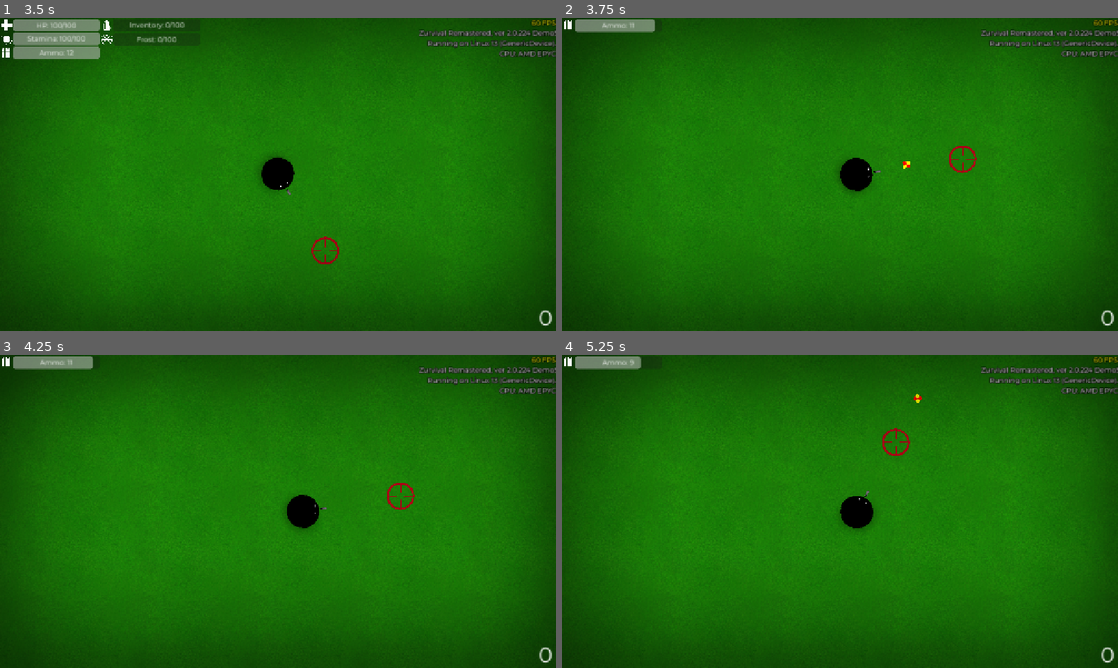
Above: before the commit, frames 1-4 (two rows, left to right).
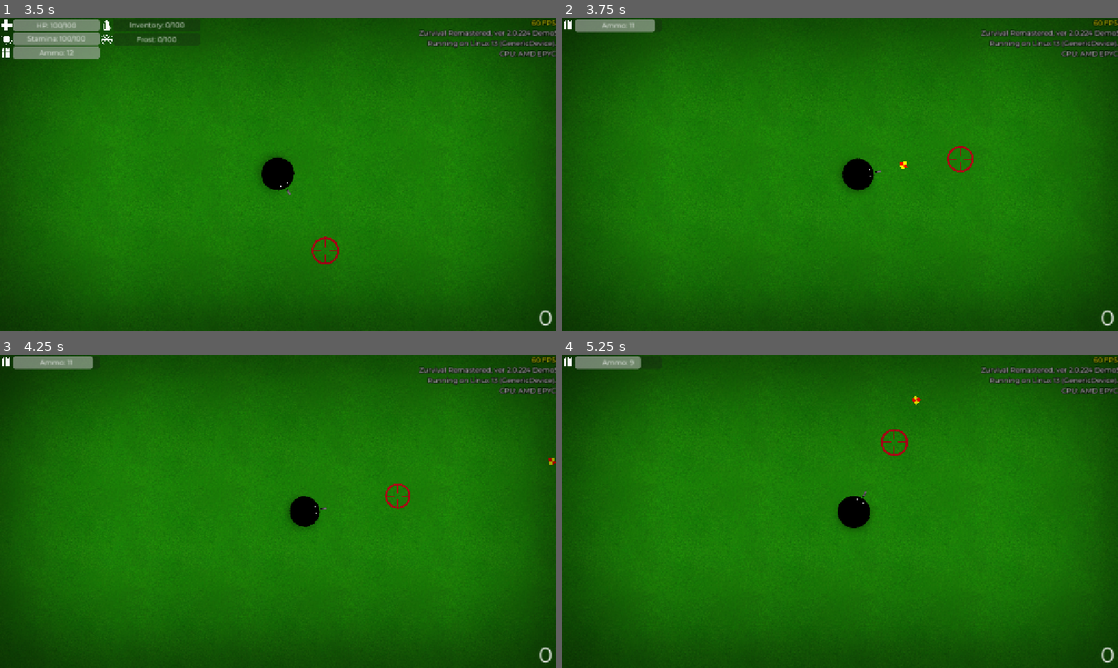
Above: after the commit, the same moments.

Repository: klodskateam/zurvival-remastered
Game: Godot game, scene res://menu.tscn
Two runs of this game, one before a commit and one after it. Both use one fixed random seed, a clock stepped at 60 frames per second and the inputs below.
Inputs (mouse positions are in pixels of both pictures, inside the frame that each line leads up to):
- Up to frame 1 (3.5 s): click "Play" at 0.5 s; click "Classic mode" at 1.25 s; click "Classic mode" at 2 s; click "Play" at 2.75 s
- Up to frame 2 (3.75 s): tap Enter at 3.5 s; move the mouse to (962, 158) at 3.52 s; hold D (right) from 3.53 s (still down); hold Shift (run) from 3.53 s (still down); click (962, 158) at 3.67 s
- Up to frame 3 (4.25 s): keep holding D (right); keep holding Shift (run)
- Up to frame 4 (5.25 s): release D (right) at 4.25 s; release Shift (run) at 4.25 s; drag from (728, 527) to (867, 511) at 4.27 s; move the mouse to (895, 442) at 5.02 s; press the mouse at (895, 442) at 5.03 s; hold D (right) from 5.03 s (still down)

Frame 1 is identical in both runs. In frame 2, 0.3% of the frame differs, in the area x 17-86%, y 18-69%; in frame 3, 0.3%; in frame 4, 0.3%, in the area x 19-87%, y 12-61%.

Commit message:
Автобилд, изменение в зимнем режима

Diff:
--- a/campfire.gd
+++ b/campfire.gd
@@ -18,5 +18,5 @@
 
 func _on_body_entered(body: Node2D):
 	if body.name == "player" and body.INVENTORY_FILLED > 0 and ENERGY > 0:
-		ENERGY += body.INVENTORY_FILLED/2
+		ENERGY += body.INVENTORY_FILLED
 		body.INVENTORY_FILLED = 0
--- a/player.gd
+++ b/player.gd
@@ -18,6 +18,17 @@
 @onready var coldness_bar: ProgressBar = $"../UI/ColdnessBar"
 
 @onready var vignette_red = $"../UI/VignetteRed"
+
+
+const GRASS_STEP_01 = preload("res://Sound/grass_step_01.wav")
+const GRASS_STEP_02 = preload("res://Sound/grass_step_02.wav")
+const GRASS_STEP_03 = preload("res://Sound/grass_step_03.wav")
+const GRASS_STEP_04 = preload("res://Sound/grass_step_04.wav")
+
+const PICKUP_01 = preload("res://Sound/pickup_01.wav")
+const PICKUP_02 = preload("res://Sound/pickup_02.wav")
+const PICKUP_MEDKIT_01 = preload("res://Sound/pickup_medkit_01.wav")
+const PICKUP_MEDKIT_02 = preload("res://Sound/pickup_medkit_02.wav")
 
 
 
@@ -95,39 +106,49 @@
 	else:
 		pass
 
+
+	if Input.is_action_pressed("run") and (Input.is_action_pressed("up") or Input.is_action_pressed("down") or Input.is_action_pressed("left") or Input.is_action_pressed("right")) and RUNLOCK != 1:
+		print(SPEED)
+		print(VINOSLIVOST)
+		if (VINOSLIVOST >= 40):
+			RUN_SPEED = 410
+			fov_up()
+		#	$Camera2D.zoom = Vector2(0.98, 0.98)
+		else:
+			RUN_SPEED = 345
+			fov_half_up()
+		#	$Camera2D.zoom = Vector2(0.987, 0.987)
+		if (VINOSLIVOST >= 0):
+			SPEED = RUN_SPEED
+			VINOSLIVOST -= 19.5 * delta
+		else:
+			SPEED = REGULAR_SPEED
+			fov_down()
+#					$Camera2D.zoom = Vector2(1, 1)
+			RUNLOCK = 1
+	else:
+		SPEED = REGULAR_SPEED
+		if (VINOSLIVOST <= MAX_VINOSLIVOST) and (SPEED != RUN_SPEED):
+			VINOSLIVOST += 6.5 * delta
+			fov_down()
+#					$Camera2D.zoom = Vector2(1, 1)
+	if (VINOSLIVOST <= 35) and !Input.is_action_pressed("run"):
+		RUNLOCK = 1
+	if (VINOSLIVOST >= 35):
+		RUNLOCK = 0
+
 	match GamemodeManager.GAMEMODE:
 		1:
 			pass
+		2:
+			if Input.is_action_pressed("run") and (Input.is_action_pressed("up") or Input.is_action_pressed("down") or Input.is_action_pressed("left") or Input.is_action_pressed("right")) and RUNLOCK != 1:
+				SPEED = clamp(RUN_SPEED - (INVENTORY_FILLED*5), 150, 400)
+			else:
+				SPEED = clamp(REGULAR_SPEED - (INVENTORY_FILLED*5), 150, 400)
 		_:
-			if Input.is_action_pressed("run") and (Input.is_action_pressed("up") or Input.is_action_pressed("down") or Input.is_action_pressed("left") or Input.is_action_pressed("right")) and RUNLOCK != 1:
-				print(SPEED)
-				print(VINOSLIVOST)
-				if (VINOSLIVOST >= 40):
-					RUN_SPEED = 410
-					fov_up()
-				#	$Camera2D.zoom = Vector2(0.98, 0.98)
-				else:
-					RUN_SPEED = 345
-					fov_half_up()
-				#	$Camera2D.zoom = Vector2(0.987, 0.987)
-				if (VINOSLIVOST >= 0):
-					SPEED = RUN_SPEED
-					VINOSLIVOST -= 19.5 * delta
-				else:
-					SPEED = REGULAR_SPEED
-					fov_down()
-#					$Camera2D.zoom = Vector2(1, 1)
-					RUNLOCK = 1
-			else:
-				SPEED = REGULAR_SPEED
-				if (VINOSLIVOST <= MAX_VINOSLIVOST) and (SPEED != RUN_SPEED):
-					VINOSLIVOST += 6.5 * delta
-					fov_down()
-#					$Camera2D.zoom = Vector2(1, 1)
-			if (VINOSLIVOST <= 35) and !Input.is_action_pressed("run"):
-				RUNLOCK = 1
-			if (VINOSLIVOST >= 35):
-				RUNLOCK = 0
+			pass
+
+
 
 	if (OS.get_name() != "Android"):
 		look_at(get_global_mouse_position())
@@ -196,22 +217,22 @@
 	if event.is_action_pressed("reload"):
 		bullets_reload()
 	if pickedup:
+		$Pickup01.pitch_scale = randf_range(0.97, 1.12)
 		match randi_range(1,2):
 			1:
-				$Pickup01.pitch_scale = randf_range(0.97, 1.12)
-				$Pickup01.play()
+				$Pickup01.stream = PICKUP_01
 			2:
-				$Pickup02.pitch_scale = randf_range(0.97, 1.12)
-				$Pickup02.play()
+				$Pickup01.stream = PICKUP_01
+		$Pickup01.play()
 	pickedup = false
 	if pickedup_medkit:
+		$PickupMedkit01.pitch_scale = randf_range(0.96, 1.12)
 		match randi_range(1,2):
 			1:
-				$PickupMedkit01.pitch_scale = randf_range(0.96, 1.12)
-				$PickupMedkit01.play()
+				$PickupMedkit01.stream = PICKUP_MEDKIT_01
 			2:
-				$PickupMedkit02.pitch_scale = randf_range(0.96, 1.12)
-				$PickupMedkit02.play()
+				$PickupMedkit01.stream = PICKUP_MEDKIT_01
+		$PickupMedkit01.play()
 	pickedup_medkit = false
 
 
@@ -253,31 +274,27 @@
 func _on_walkdelay_timeout() -> void:
 	if Input.is_action_pressed("run") and (Input.is_action_pressed("up") or Input.is_action_pressed("down") or Input.is_action_pressed("left") or Input.is_action_pressed("right")) and RUNLOCK != 1:
 		$WalkDelay.wait_time = randf_range(0.20,0.24)
+		$GrassStep01.pitch_scale = randf_range(0.96, 1.02)
 		match randi_range(1,4):
 			1:
-				$GrassStep01.pitch_scale = randf_range(0.96, 1.02)
-				$GrassStep01.play()
+				$GrassStep01.stream = GRASS_STEP_01
 			2:
-				$GrassStep02.pitch_scale = randf_range(0.96, 1.02)
-				$GrassStep02.play()
+				$GrassStep01.stream = GRASS_STEP_02
 			3:
-				$GrassStep03.pitch_scale = randf_range(0.94, 1.05)
-				$GrassStep03.play()
+				$GrassStep01.stream = GRASS_STEP_03
 			4:
-				$GrassStep04.pitch_scale = randf_range(0.94, 1.05)
-				$GrassStep04.play()
+				$GrassStep01.stream = GRASS_STEP_04
+		$GrassStep01.play()
 	elif (Input.is_action_pressed("up") or Input.is_action_pressed("down") or Input.is_action_pressed("left") or Input.is_action_pressed("right")):
 		$WalkDelay.wait_time = randf_range(0.24,0.27)
+		$GrassStep01.pitch_scale = randf_range(0.91, 1.06)
 		match randi_range(1,4):
 			1:
-				$GrassStep01.pitch_scale = randf_range(0.91, 1.06)
-				$GrassStep01.play()
+				$GrassStep01.stream = GRASS_STEP_01
 			2:
-				$GrassStep02.pitch_scale = randf_range(0.91, 1.06)
-				$GrassStep02.play()
+				$GrassStep01.stream = GRASS_STEP_02
 			3:
-				$GrassStep03.pitch_scale = randf_range(0.89, 1.06)
-				$GrassStep03.play()
+				$GrassStep01.stream = GRASS_STEP_03
 			4:
-				$GrassStep04.pitch_scale = randf_range(0.89, 1.02)
-				$GrassStep04.play()
+				$GrassStep01.stream = GRASS_STEP_04
+		$GrassStep01.play()
--- a/player.tscn
+++ b/player.tscn
@@ -6,13 +6,8 @@
 [ext_resource type="AudioStream" uid="uid://d1h3atxwyd1p0" path="res://Sound/pistol-reload.wav" id="4_51cx5"]
 [ext_resource type="AudioStream" uid="uid://c6m8ni3m64iqm" path="res://Sound/no_ammo.wav" id="5_by3vp"]
 [ext_resource type="AudioStream" uid="uid://ddkilhyif7duj" path="res://Sound/pickup_01.wav" id="6_urp6f"]
-[ext_resource type="AudioStream" uid="uid://ntm7ydb0a1tw" path="res://Sound/pickup_02.wav" id="7_bwjto"]
 [ext_resource type="AudioStream" uid="uid://c1xv3b2t1gfws" path="res://Sound/pickup_medkit_01.wav" id="8_606se"]
-[ext_resource type="AudioStream" uid="uid://dgvr2fdqvx3mk" path="res://Sound/pickup_medkit_02.wav" id="9_u1c27"]
 [ext_resource type="AudioStream" uid="uid://dyfi40bw8gxqr" path="res://Sound/grass_step_01.wav" id="10_op7ga"]
-[ext_resource type="AudioStream" uid="uid://bh02sid8riis3" path="res://Sound/grass_step_02.wav" id="11_q13i1"]
-[ext_resource type="AudioStream" uid="uid://c84uvdqwfwc82" path="res://Sound/grass_step_03.wav" id="12_pylmc"]
-[ext_resource type="AudioStream" uid="uid://dhu54wwf5lelf" path="res://Sound/grass_step_04.wav" id="13_pbfsw"]
 
 [sub_resource type="CircleShape2D" id="CircleShape2D_7ksh0"]
 radius = 39.0
@@ -33,28 +28,20 @@
 
 [node name="ShootSound" type="AudioStreamPlayer" parent="."]
 stream = ExtResource("3_ft5c5")
+max_polyphony = 128
 
 [node name="ReloadSound" type="AudioStreamPlayer" parent="."]
 stream = ExtResource("4_51cx5")
+max_polyphony = 128
 
 [node name="EmptySound" type="AudioStreamPlayer" parent="."]
 stream = ExtResource("5_by3vp")
+max_polyphony = 128
 
 [node name="GrassStep01" type="AudioStreamPlayer" parent="."]
 stream = ExtResource("10_op7ga")
 volume_db = -6.0
-
-[node name="GrassStep02" type="AudioStreamPlayer" parent="."]
-stream = ExtResource("11_q13i1")
-volume_db = -5.0
-
-[node name="GrassStep03" type="AudioStreamPlayer" parent="."]
-stream = ExtResource("12_pylmc")
-volume_db = -5.5
-
-[node name="GrassStep04" type="AudioStreamPlayer" parent="."]
-stream = ExtResource("13_pbfsw")
-volume_db = -6.5
+max_polyphony = 128
 
 [node name="Camera2D" type="Camera2D" parent="."]
 scale = Vector2(1, 1.6)
@@ -73,22 +60,12 @@
 [node name="Pickup01" type="AudioStreamPlayer" parent="."]
 stream = ExtResource("6_urp6f")
 pitch_scale = 1.49
-max_polyphony = 3
-
-[node name="Pickup02" type="AudioStreamPlayer" parent="."]
-stream = ExtResource("7_bwjto")
-pitch_scale = 1.34
-max_polyphony = 3
+max_polyphony = 128
 
 [node name="PickupMedkit01" type="AudioStreamPlayer" parent="."]
 stream = ExtResource("8_606se")
 pitch_scale = 1.24
-max_polyphony = 4
-
-[node name="PickupMedkit02" type="AudioStreamPlayer" parent="."]
-stream = ExtResource("9_u1c27")
-pitch_scale = 1.44
-max_polyphony = 4
+max_polyphony = 128
 
 [node name="Area2D" type="Area2D" parent="."]
 
Not shown: 1 places in player.tscn that only renumber resources
Not shown, added: build.bat
